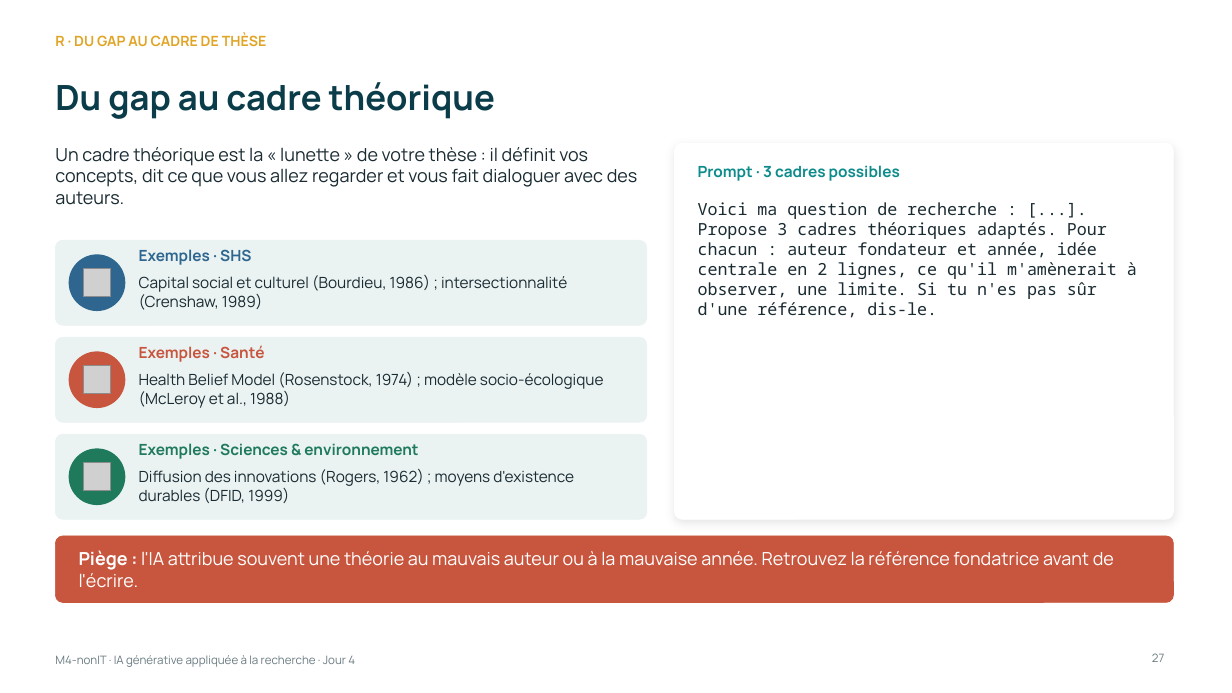
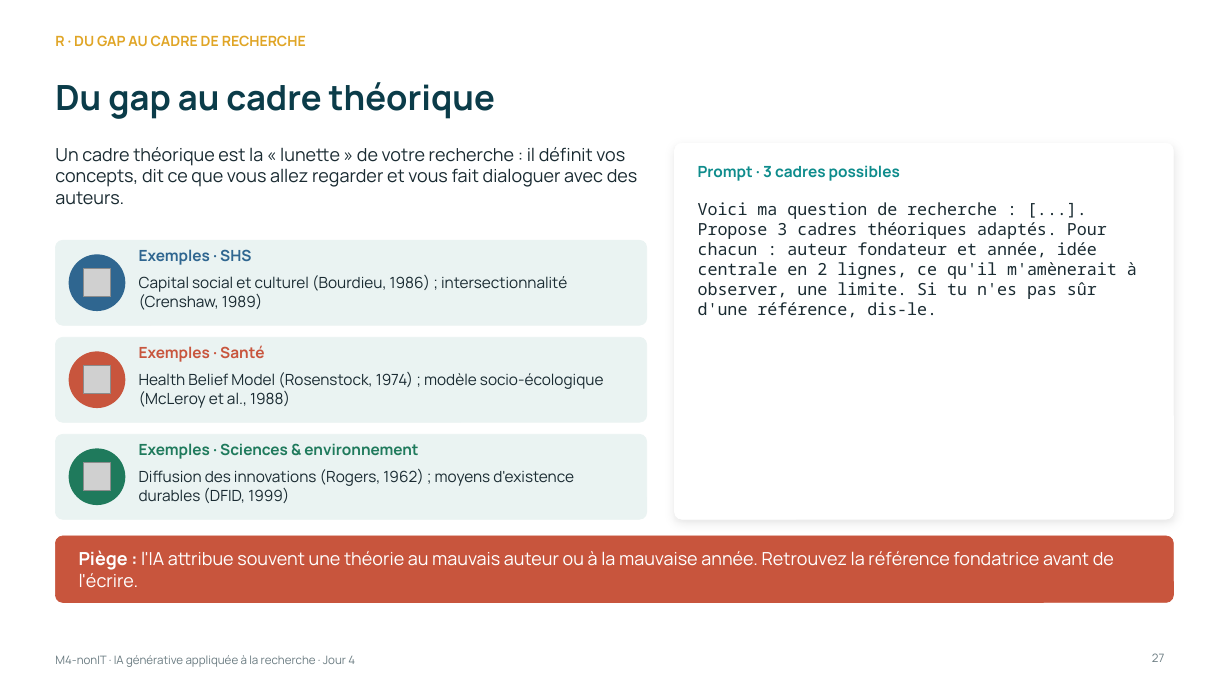
Before and after one commit to Amevi-isi/formation-chercheur-univ, a slide deck: slide 27 of module4_nonIT/M4-nonIT_IA_generative_appliquee.pptx. Drawn at 1232x693 pixels with LibreOffice and Linux fonts; fonts in the diff are those of the drawing; grey boxes stand for pictures. Boxes give left, top, right and bottom in pixels: in the first picture for what was removed or moved away, otherwise in the second. Text is boxed around its words. In the diff, an @@ line names an element or a change of style, - is before the commit and + after.

```diff
--- a/module4_nonIT/M4-nonIT_IA_generative_appliquee.pptx
+++ b/module4_nonIT/M4-nonIT_IA_generative_appliquee.pptx
@@ text at [55,35,306,46]: text changed @@
-R · DU GAP AU CADRE DE THÈSE
+R · DU GAP AU CADRE DE RECHERCHE
@@ text at [55,147,638,205]: text changed @@
-Un cadre théorique est la « lunette » de votre thèse : il définit vos concepts, dit ce que vous allez regarder et vous fait dialoguer avec des auteurs.
+Un cadre théorique est la « lunette » de votre recherche : il définit vos concepts, dit ce que vous allez regarder et vous fait dialoguer avec des auteurs.
```
Also in this commit, not shown: 15 other slides changed, 9 other files.
